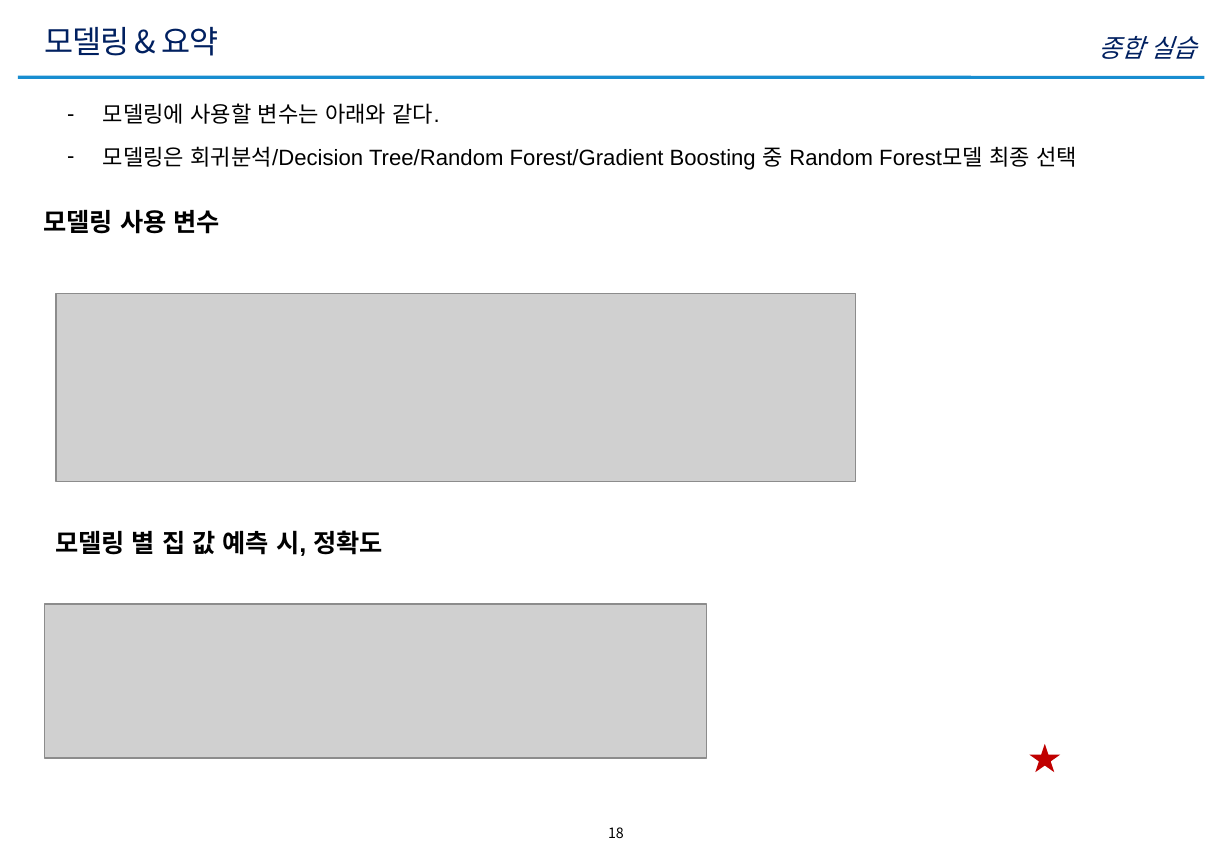
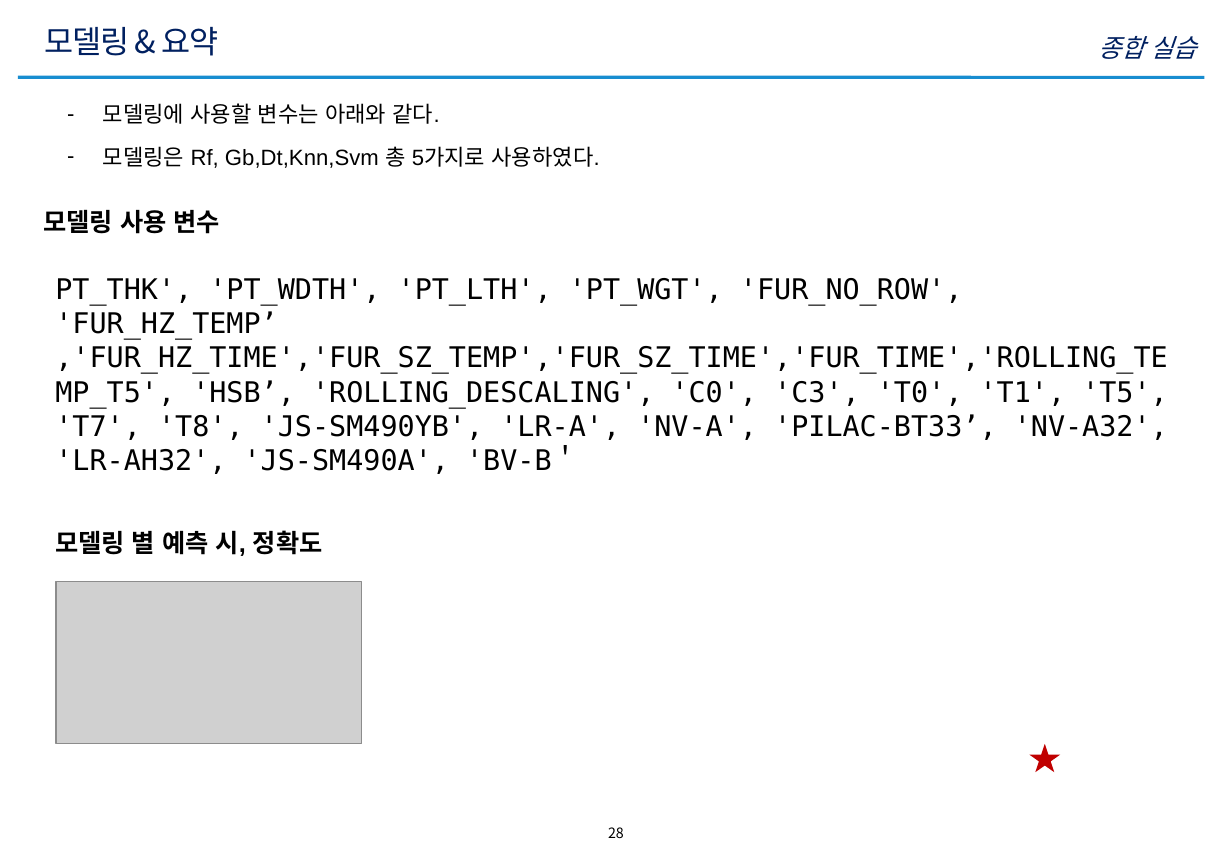
Before and after one commit to nsh6547/POSCO_Ai-BigData_academy, a slide deck: slide 28 of Week2_BigData/종합실습/A1_노선호_종합실습2.pptx (slide 18 before the commit). Drawn at 1232x853 pixels with LibreOffice and Linux fonts; fonts in the diff are those of the drawing; grey boxes stand for pictures; background and template pictures are left out. Boxes give left, top, right and bottom in pixels: in the first picture for what was removed or moved away, otherwise in the second. Text is boxed around its words. In the diff, an @@ line names an element or a change of style, - is before the commit and + after.

```diff
--- a/Week2_BigData/종합실습/A1_노선호_종합실습2.pptx
+++ b/Week2_BigData/종합실습/A1_노선호_종합실습2.pptx
@@ text at (x1=103, y1=146, x2=600, y2=168): text changed @@
-– 모델링은 회귀분석/Decision Tree/Random Forest/Gradient Boosting 중 Random Forest모델 최종 선택
+– 모델링은 Rf, Gb,Dt,Knn,Svm 총 5가지로 사용하였다.
@@ text added at (x1=55, y1=278, x2=1168, y2=474), 18 pt, text #000000 @@
+PT_THK', 'PT_WDTH', 'PT_LTH', 'PT_WGT', 'FUR_NO_ROW', 'FUR_HZ_TEMP’
+,'FUR_HZ_TIME','FUR_SZ_TEMP','FUR_SZ_TIME','FUR_TIME','ROLLING_TEMP_T5', 'HSB’, 'ROLLING_DESCALING', 'C0', 'C3', 'T0', 'T1', 'T5', 'T7', 'T8', 'JS-SM490YB', 'LR-A', 'NV-A', 'PILAC-BT33’, 'NV-A32', 'LR-AH32', 'JS-SM490A', 'BV-B＇
@@ picture removed at (x1=56, y1=293, x2=855, y2=482) @@
@@ text at (x1=55, y1=530, x2=323, y2=556): text changed @@
-모델링 별 집 값 예측 시, 정확도
+모델링 별 예측 시, 정확도
@@ picture added at (x1=56, y1=581, x2=362, y2=744) @@
@@ picture removed at (x1=44, y1=604, x2=706, y2=758) @@
@@ page number at (x1=608, y1=827, x2=624, y2=838): text changed @@
-18
+28
```
Also in this commit, not shown: 5 other slides changed, 23 slides added, 13 slides removed, 19 other files.
